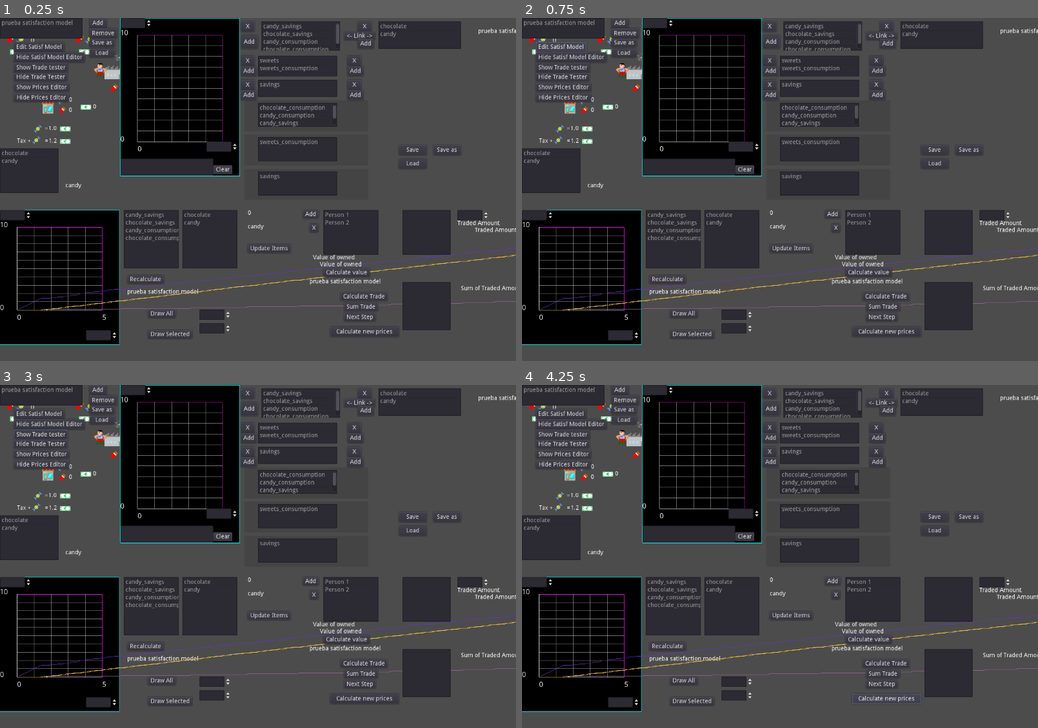
Above: before the commit, frames 1-4 (two rows, left to right).
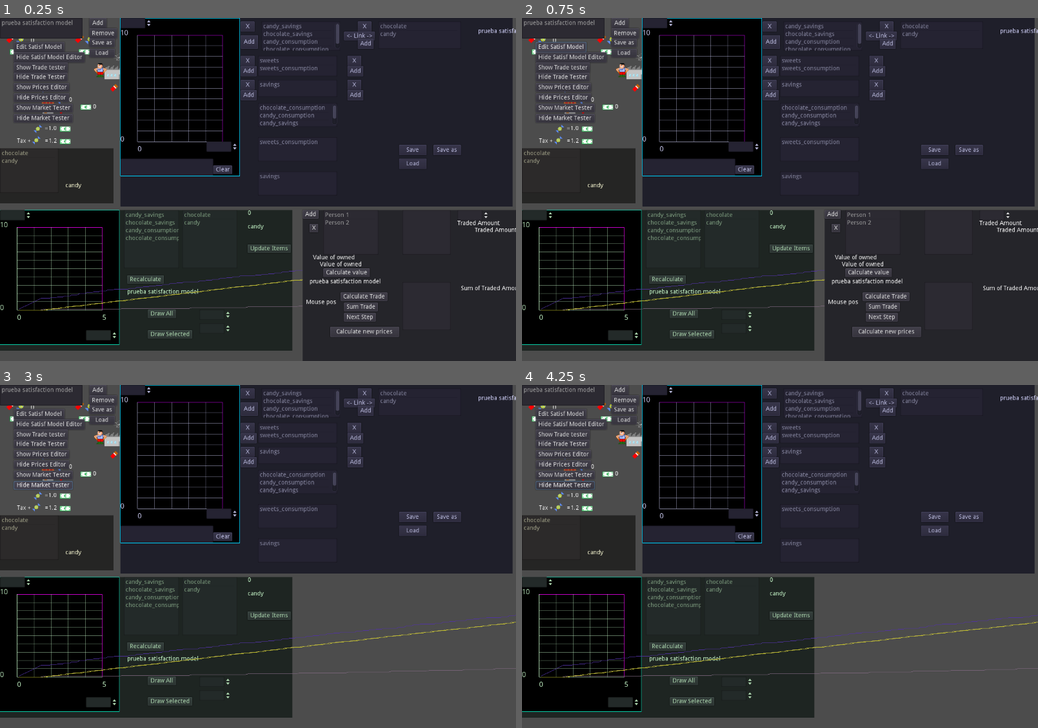
Above: after the commit, the same moments.

Repository: carlostgit/Fiat2
Game: Godot game, scene res://Fiat.tscn
Same seed, same stepped clock (60 frames per second), same inputs: the game is played once before the commit and once after it.
Inputs (mouse positions are in pixels of both pictures, inside the frame that each line leads up to):
- Up to frame 1 (0.25 s): no input
- Up to frame 2 (0.75 s): click "Edit Satisf Model" at 0.5 s
- Up to frame 3 (3 s): click "Show Trade tester" at 1.25 s; click (41, 474) at 2 s, where only the run after the commit has a clickable "Show Market Tester"; click (41, 484) at 2.75 s, where only the run after the commit has a clickable "Hide Market Tester"
- Up to frame 4 (4.25 s): click (888, 700) at 3.5 s, where only the run before the commit has a clickable "Calculate new prices"

The runs differ from the first frame. In frame 1, 47% of the frame differs, in the area x 0-100%, y 0-100%; in frame 2, 47%; in frame 3, 39%; in frame 4, 39%.

Commit message:
Continuo avanzando en PriceCalculationTesterScene

Diff:
--- a/PriceCalculation/MarketTesterScene.gd
+++ b/PriceCalculation/MarketTesterScene.gd
@@ -189,3 +189,10 @@
 			return
 	_market.add_person(text,_satisfaction_calculator_ref)
 	self.update_person_list()
+
+
+func _on_MarketTesterScene_gui_input(event):
+	if event as InputEventScreenDrag:
+		var input_event_screen_drag:InputEventScreenDrag = event as InputEventScreenDrag
+		$MousePositionLabel.set_text(str(self.get_position()))
+		self.set_position(self.get_position()+input_event_screen_drag.relative)
--- a/PriceCalculation/PriceCalculationTesterScene.gd
+++ b/PriceCalculation/PriceCalculationTesterScene.gd
@@ -3,7 +3,6 @@
 
 
 const SatisfactionModelEditorRes = preload("res://PriceCalculation/SatisfactionModelEditor.tscn")
-
 const SatisfactionCalculator = preload("res://PriceCalculation/SatisfactionCalculator.gd")
 const SatisfactionCurve = preload("res://PriceCalculation/SatisfactionCurve.gd")
 
@@ -40,8 +39,6 @@
 		$SatisfactionModelItemList.add_item(name)
 
 
-
-
 func create_default_satisfaction_model(name_arg:String="default_satisf_calc") -> Node:
 
 	var satisfaction_calculator:SatisfactionCalculator = SatisfactionCalculator.new()
@@ -119,9 +116,8 @@
 		var name = $SatisfactionModelItemList.get_item_text(first_select_index)
 		var satisf_calc:SatisfactionCalculator = name_satisf_calc_dic[name]
 		$SatisfactionModelEditor.set_satisfaction_calculator_ref(satisf_calc)
-		$SatisfactionModelEditor.show()
-
-
+
+	$SatisfactionModelEditor.show()
 
 
 func _on_RemoveButton_pressed():
@@ -175,32 +171,32 @@
 func _on_LoadButton_pressed():
 	$LoadFileDialog.popup()
 
-
-
 func _on_HideButton_pressed():
 	$SatisfactionModelEditor.hide()
-
 
 
 func _on_TradeTesterButton_pressed():
 	var selected_items = $SatisfactionModelItemList.get_selected_items()
 	if (selected_items.size()):
-
 		var first_select_index = selected_items[0]
 		var name = $SatisfactionModelItemList.get_item_text(first_select_index)
 		var satisf_calc:SatisfactionCalculator = name_satisf_calc_dic[name]
 		$TradeTesterScene.set_satisfaction_calculator_ref(satisf_calc)
-		$TradeTesterScene.show()
+
+	$TradeTesterScene.show()
 
 
 func _on_HideTradeTesterButton_pressed():
 	$TradeTesterScene.hide()
 
-
 func _on_ShowPricesEditorButton_pressed():
 	$PricesEditor.show()
 
-
-
 func _on_HidePricesEditorButton_pressed():
 	$PricesEditor.hide()
+
+func _on_ShowMarketTesterButton_pressed():
+	$MarketTesterScene.show()
+
+func _on_HideMarketTesterButton_pressed():
+	$MarketTesterScene.hide()
--- a/PriceCalculation/PriceCalculationTesterScene.tscn
+++ b/PriceCalculation/PriceCalculationTesterScene.tscn
@@ -20,8 +20,9 @@
 }
 
 [node name="SatisfactionModelEditor" parent="." instance=ExtResource( 2 )]
+modulate = Color( 0.839216, 0.839216, 1, 1 )
 margin_left = 280.0
-margin_right = 320.0
+margin_right = 1192.0
 
 [node name="SatisfactionModelItemList" type="ItemList" parent="."]
 margin_right = 192.0
@@ -89,6 +90,26 @@
 margin_right = 161.0
 margin_bottom = 196.0
 text = "Hide Prices Editor"
+__meta__ = {
+"_edit_use_anchors_": false
+}
+
+[node name="ShowMarketTesterButton" type="Button" parent="."]
+margin_left = 32.0
+margin_top = 200.0
+margin_right = 169.0
+margin_bottom = 220.0
+text = "Show Market Tester"
+__meta__ = {
+"_edit_use_anchors_": false
+}
+
+[node name="HideMarketTesterButton" type="Button" parent="."]
+margin_left = 32.0
+margin_top = 224.0
+margin_right = 169.0
+margin_bottom = 244.0
+text = "Hide Market Tester"
 __meta__ = {
 "_edit_use_anchors_": false
 }
@@ -159,14 +180,12 @@
 current_dir = "user://"
 current_path = "user://"
 
-[node name="TradeTesterScene" type="Control" parent="."]
+[node name="TradeTesterScene" type="Panel" parent="."]
+modulate = Color( 0.803922, 1, 0.811765, 1 )
 margin_top = 448.0
-margin_right = 40.0
-margin_bottom = 488.0
+margin_right = 680.0
+margin_bottom = 776.0
 script = ExtResource( 5 )
-__meta__ = {
-"_edit_use_anchors_": false
-}
 
 [node name="SatisfModelNameLabel" type="Label" parent="TradeTesterScene"]
 margin_left = 296.0
@@ -278,7 +297,8 @@
 step = 0.1
 value = 0.5
 
-[node name="PricesEditor" type="Control" parent="."]
+[node name="PricesEditor" type="Panel" parent="."]
+modulate = Color( 1, 1, 0.847059, 1 )
 margin_top = 304.0
 margin_right = 264.0
 margin_bottom = 432.0
@@ -312,11 +332,11 @@
 margin_bottom = 94.0
 text = "currency"
 
-[node name="MarketTesterScene" type="Control" parent="."]
+[node name="MarketTesterScene" type="Panel" parent="."]
 margin_left = 704.0
 margin_top = 448.0
-margin_right = 744.0
-margin_bottom = 488.0
+margin_right = 1200.0
+margin_bottom = 800.0
 script = ExtResource( 7 )
 __meta__ = {
 "_edit_use_anchors_": false
@@ -357,6 +377,9 @@
 margin_left = 232.0
 margin_right = 344.0
 margin_bottom = 104.0
+__meta__ = {
+"_edit_use_anchors_": false
+}
 
 [node name="AmountOwnedSpinBox" type="SpinBox" parent="MarketTesterScene"]
 margin_left = 360.0
@@ -476,6 +499,13 @@
 margin_right = 175.0
 margin_bottom = 174.0
 text = "Satisfaction Model Name"
+
+[node name="MousePositionLabel" type="Label" parent="MarketTesterScene"]
+margin_left = 8.0
+margin_top = 208.0
+margin_right = 48.0
+margin_bottom = 222.0
+text = "Mouse pos"
 [connection signal="pressed" from="AddButton" to="." method="_on_AddButton_pressed"]
 [connection signal="pressed" from="EditButton" to="." method="_on_EditButton_pressed"]
 [connection signal="pressed" from="HideButton" to="." method="_on_HideButton_pressed"]
@@ -483,6 +513,8 @@
 [connection signal="pressed" from="HideTradeTesterButton" to="." method="_on_HideTradeTesterButton_pressed"]
 [connection signal="pressed" from="ShowPricesEditorButton" to="." method="_on_ShowPricesEditorButton_pressed"]
 [connection signal="pressed" from="HidePricesEditorButton" to="." method="_on_HidePricesEditorButton_pressed"]
+[connection signal="pressed" from="ShowMarketTesterButton" to="." method="_on_ShowMarketTesterButton_pressed"]
+[connection signal="pressed" from="HideMarketTesterButton" to="." method="_on_HideMarketTesterButton_pressed"]
 [connection signal="pressed" from="RemoveButton" to="." method="_on_RemoveButton_pressed"]
 [connection signal="about_to_show" from="AddAcceptDialog" to="AddAcceptDialog" method="_on_AddAcceptDialog_about_to_show"]
 [connection signal="confirmed" from="AddAcceptDialog" to="AddAcceptDialog" method="_on_AddAcceptDialog_confirmed"]
@@ -491,6 +523,7 @@
 [connection signal="pressed" from="LoadButton" to="." method="_on_LoadButton_pressed"]
 [connection signal="file_selected" from="SaveAsFileDialog" to="." method="_on_SaveAsFileDialog_file_selected"]
 [connection signal="file_selected" from="LoadFileDialog" to="." method="_on_LoadFileDialog_file_selected"]
+[connection signal="gui_input" from="TradeTesterScene" to="TradeTesterScene" method="_on_TradeTesterScene_gui_input"]
 [connection signal="item_selected" from="TradeTesterScene/OptionsItemList" to="TradeTesterScene" method="_on_OptionsItemList_item_selected"]
 [connection signal="value_changed" from="TradeTesterScene/Plotter/XMaxSpinBox" to="TradeTesterScene" method="_on_XMaxSpinBox_value_changed"]
 [connection signal="value_changed" from="TradeTesterScene/Plotter/YMaxSpinBox" to="TradeTesterScene" method="_on_YMaxSpinBox_value_changed"]
@@ -498,9 +531,11 @@
 [connection signal="pressed" from="TradeTesterScene/UpdateItemsButton" to="TradeTesterScene" method="_on_UpdateItemsButton_pressed"]
 [connection signal="pressed" from="TradeTesterScene/DrawAllButton" to="TradeTesterScene" method="_on_DrawAllButton_pressed"]
 [connection signal="pressed" from="TradeTesterScene/DrawSelected" to="TradeTesterScene" method="_on_DrawSelected_pressed"]
+[connection signal="gui_input" from="PricesEditor" to="PricesEditor" method="_on_PricesEditor_gui_input"]
 [connection signal="item_selected" from="PricesEditor/ProductItemList" to="PricesEditor" method="_on_ProductItemList_item_selected"]
 [connection signal="value_changed" from="PricesEditor/PriceSpinBox" to="PricesEditor" method="_on_PriceSpinBox_value_changed"]
 [connection signal="pressed" from="PricesEditor/SetCurrencyButton" to="PricesEditor" method="_on_SetCurrencyButton_pressed"]
+[connection signal="gui_input" from="MarketTesterScene" to="MarketTesterScene" method="_on_MarketTesterScene_gui_input"]
 [connection signal="item_selected" from="MarketTesterScene/PersonsItemList" to="MarketTesterScene" method="_on_PersonsItemList_item_selected"]
 [connection signal="pressed" from="MarketTesterScene/AddButton" to="MarketTesterScene" method="_on_AddButton_pressed"]
 [connection signal="about_to_show" from="MarketTesterScene/AddPersonAcceptDialog" to="MarketTesterScene/AddPersonAcceptDialog" method="_on_AddPersonAcceptDialog_about_to_show"]
--- a/PriceCalculation/PricesEditor.gd
+++ b/PriceCalculation/PricesEditor.gd
@@ -49,3 +49,10 @@
 		var index:int = selected_items.front()
 		var product:String = $ProductItemList.get_item_text(index)
 		Prices.set_price_of_product(product,value)
+
+
+
+func _on_PricesEditor_gui_input(event):
+	if event as InputEventScreenDrag:
+		var input_event_screen_drag:InputEventScreenDrag = event as InputEventScreenDrag
+		self.set_position(self.get_position()+input_event_screen_drag.relative)
--- a/PriceCalculation/SatisfactionModelEditor.gd
+++ b/PriceCalculation/SatisfactionModelEditor.gd
@@ -548,11 +548,15 @@
 		_satisfaction_calculator_ref.remove_product(product)
 		update_satisfaction_calculator_data()
 
-
-
 func _on_NewProductAcceptDialog_ok_pressed(text):
 	for i in range(0,$ProductsItemList.get_item_count()):
 		if text==$ProductsItemList.get_item_text(i):
 			return
 	_satisfaction_calculator_ref.add_product(text)
 	update_satisfaction_calculator_data()
+
+
+func _on_SatisfactionModelEditor_gui_input(event):
+	if event as InputEventScreenDrag:
+		var input_event_screen_drag:InputEventScreenDrag = event as InputEventScreenDrag
+		self.set_position(self.get_position()+input_event_screen_drag.relative)
--- a/PriceCalculation/SatisfactionModelEditor.tscn
+++ b/PriceCalculation/SatisfactionModelEditor.tscn
@@ -10,13 +10,10 @@
 [ext_resource path="res://PriceCalculation/NewOptionOfSupComboAcceptDialog.gd" type="Script" id=8]
 [ext_resource path="res://Plotter/Plotter.tscn" type="PackedScene" id=9]
 
-[node name="SatisfactionModelEditor" type="Control"]
-margin_right = 40.0
-margin_bottom = 40.0
+[node name="SatisfactionModelEditor" type="Panel"]
+margin_right = 920.0
+margin_bottom = 440.0
 script = ExtResource( 6 )
-__meta__ = {
-"_edit_use_anchors_": false
-}
 
 [node name="OptionsItemList" type="ItemList" parent="."]
 margin_left = 328.0
@@ -376,6 +373,8 @@
 margin_top = 8.0
 margin_right = 128.0
 margin_bottom = 44.0
+caret_blink = true
+caret_blink_speed = 0.5
 
 [node name="NewProductAcceptDialog" type="AcceptDialog" parent="."]
 margin_left = 408.0
@@ -393,6 +392,8 @@
 margin_top = 8.0
 margin_right = 128.0
 margin_bottom = 44.0
+caret_blink = true
+caret_blink_speed = 0.5
 
 [node name="NewCompComboAcceptDialog" type="AcceptDialog" parent="."]
 margin_left = 56.0
@@ -410,6 +411,8 @@
 margin_top = 8.0
 margin_right = 221.0
 margin_bottom = 44.0
+caret_blink = true
+caret_blink_speed = 0.5
 
 [node name="NewSupComboAcceptDialog" type="AcceptDialog" parent="."]
 margin_left = 56.0
@@ -427,6 +430,8 @@
 margin_top = 8.0
 margin_right = 221.0
 margin_bottom = 44.0
+caret_blink = true
+caret_blink_speed = 0.5
 
 [node name="NewOptionOfCompComboAcceptDialog" type="AcceptDialog" parent="."]
 margin_left = 248.0
@@ -444,6 +449,8 @@
 margin_top = 8.0
 margin_right = 266.0
 margin_bottom = 44.0
+caret_blink = true
+caret_blink_speed = 0.5
 
 [node name="NewOptionOfSupComboAcceptDialog" type="AcceptDialog" parent="."]
 margin_left = 248.0
@@ -461,6 +468,8 @@
 margin_top = 8.0
 margin_right = 266.0
 margin_bottom = 44.0
+caret_blink = true
+caret_blink_speed = 0.5
 
 [node name="SaveButton" type="Button" parent="."]
 margin_left = 648.0
@@ -521,6 +530,7 @@
 margin_right = 930.0
 margin_bottom = 38.0
 text = "Name of Model"
+[connection signal="gui_input" from="." to="." method="_on_SatisfactionModelEditor_gui_input"]
 [connection signal="item_selected" from="OptionsItemList" to="." method="_on_OptionsItemList_item_selected"]
 [connection signal="nothing_selected" from="OptionsItemList" to="." method="_on_OptionsItemList_nothing_selected"]
 [connection signal="pressed" from="DeleteOption" to="." method="_on_DeleteOption_pressed"]
--- a/PriceCalculation/TradeTesterScene.gd
+++ b/PriceCalculation/TradeTesterScene.gd
@@ -214,3 +214,9 @@
 		var first_select_index = selected_items[0]
 		var name = $OptionsItemList.get_item_text(first_select_index)
 		draw_option(name,max_to_draw,step)
+
+
+func _on_TradeTesterScene_gui_input(event):
+	if event as InputEventScreenDrag:
+		var input_event_screen_drag:InputEventScreenDrag = event as InputEventScreenDrag
+		self.set_position(self.get_position()+input_event_screen_drag.relative)
